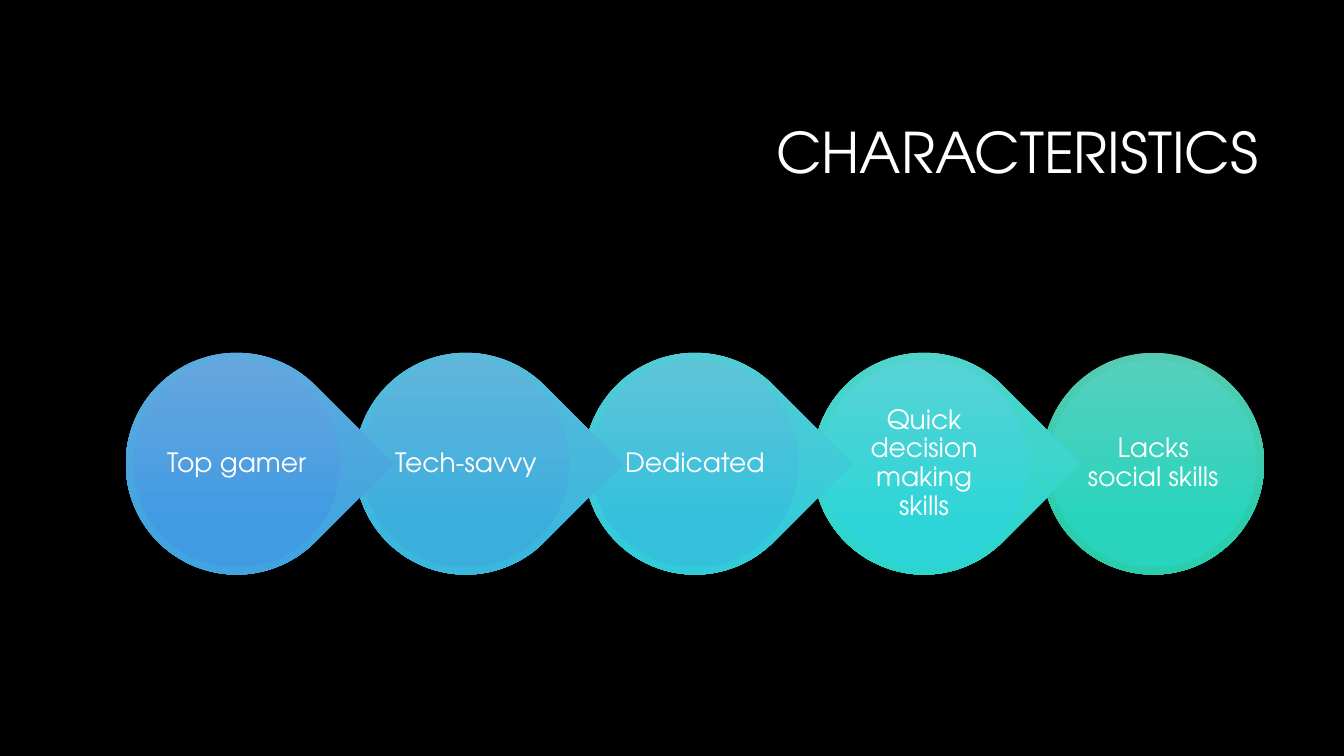
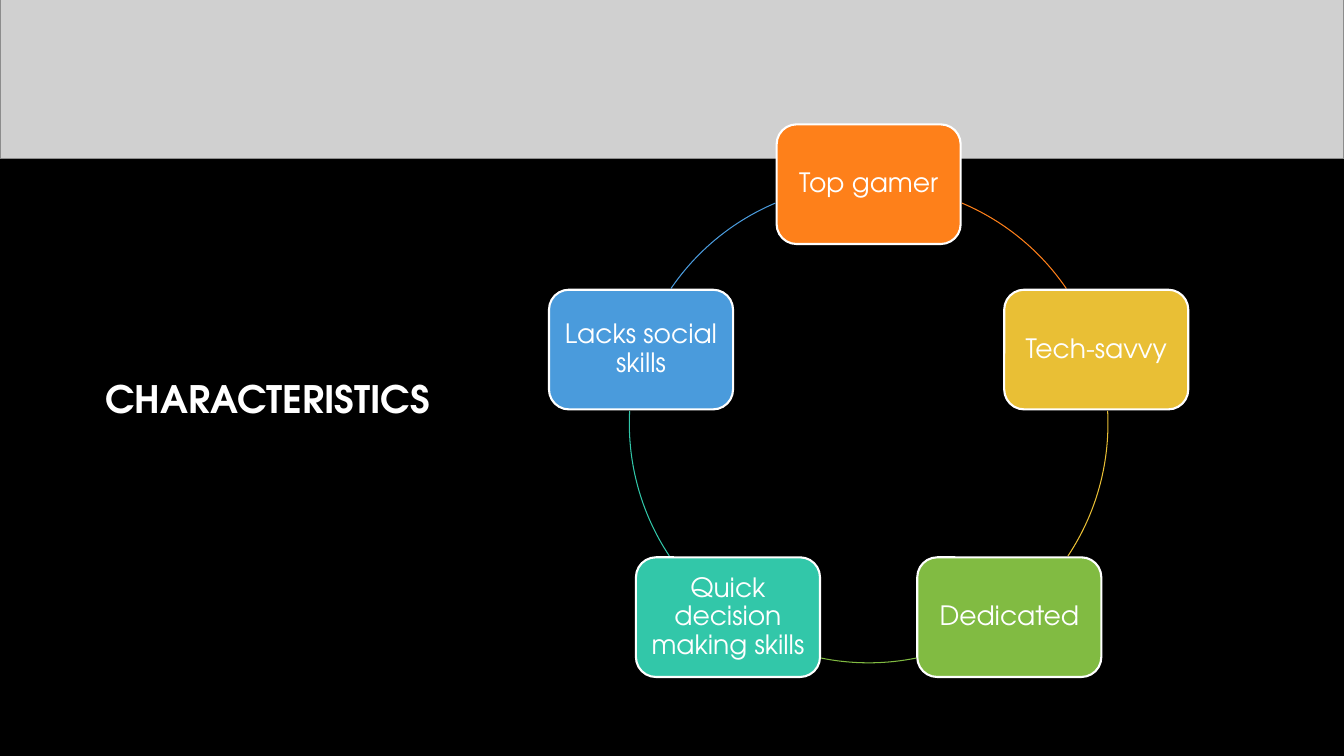
Before and after one commit to vinceleg/lab04_repo, a slide deck: slide 9 of dtc_team16_pitch_presentation.pptx. Drawn at 1344x756 pixels with LibreOffice and Linux fonts; fonts in the diff are those of the drawing; grey boxes stand for pictures; background and template pictures are left out. Boxes give left, top, right and bottom in pixels: in the first picture for what was removed or moved away, otherwise in the second. Text is boxed around its words. In the diff, an @@ line names an element or a change of style, - is before the commit and + after.

```diff
--- a/dtc_team16_pitch_presentation.pptx
+++ b/dtc_team16_pitch_presentation.pptx
@@ picture added at [0,0,1344,159] @@
@@ title "CHARACTERISTICS": place and size @@
-title "CHARACTERISTICS" at [776,131,1258,174]
+title "CHARACTERISTICS" at [106,384,431,414]
@@ title "CHARACTERISTICS" at [106,384,431,414]: size 40 to 27 pt, bold on @@
@@ text "Top gamer": place and size @@
-text "Top gamer" at [167,452,306,478]
+text "Top gamer" at [799,172,938,198]
@@ group added at [549,124,1189,678]: 5 rounded rectangles, 5 freeform shapes @@
@@ text "Lacks social skills" rewrapped from [1088,437,1219,487] to [565,323,717,373] @@
@@ text "Tech-savvy": place and size @@
-text "Tech-savvy" at [395,452,536,477]
+text "Tech-savvy" at [1026,338,1167,363]
@@ group removed at [80,307,1264,621]: 6 ellipses, 4 teardrops @@
@@ text "Quick decision making skills" rewrapped from [871,409,978,516] to [652,577,805,660] @@
@@ text "Dedicated": place and size @@
-text "Dedicated" at [625,452,764,473]
+text "Dedicated" at [940,605,1079,626]
```
Also in this commit, not shown: 8 other slides changed, 1 slide added, 2 slides removed.
